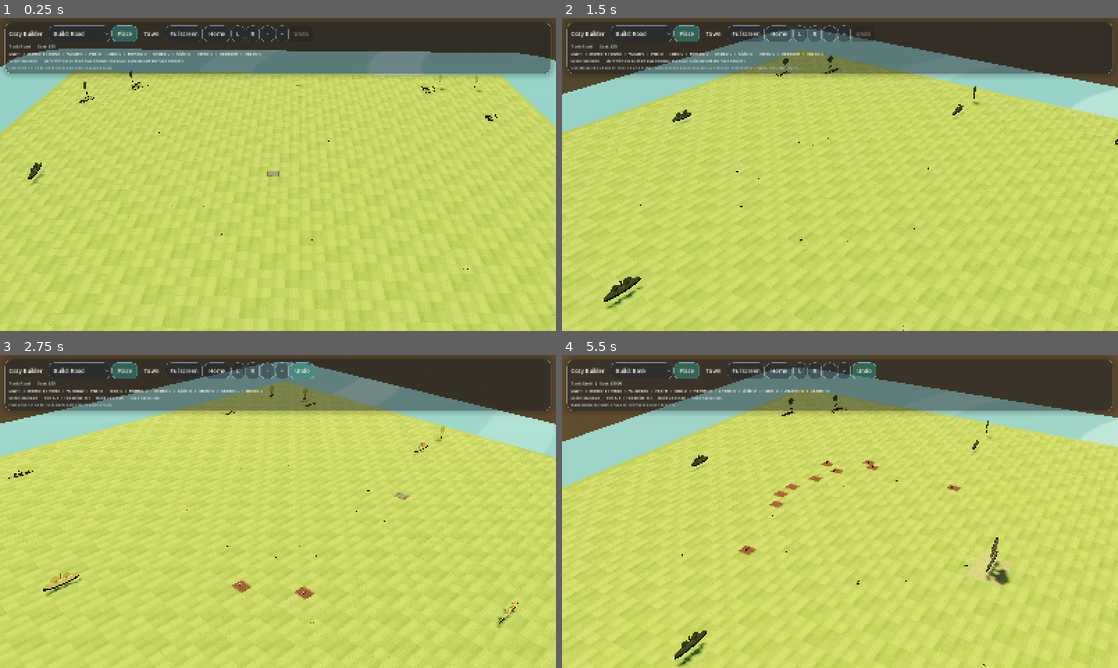
Above: before the commit, frames 1-4 (two rows, left to right).
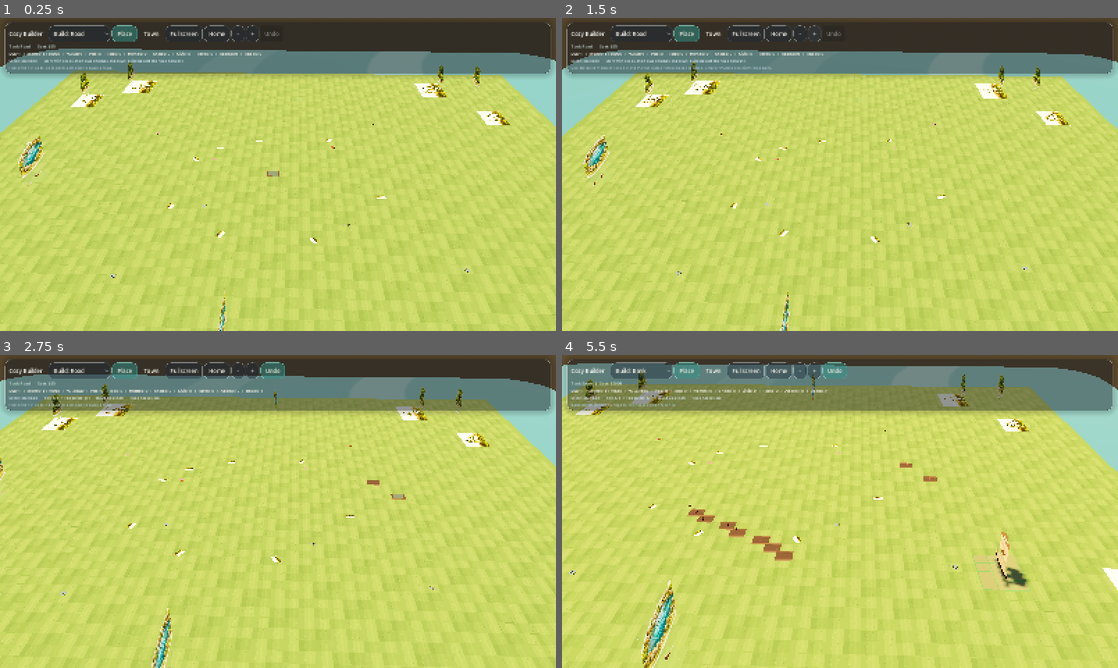
Above: after the commit, the same moments.

Repository: johnswaffles/my-backend-api
Game: Godot game, scene res://scenes/main_scene.tscn
Two runs of this game, one before a commit and one after it. Both use one fixed random seed, a clock stepped at 60 frames per second and the inputs below.
Inputs (mouse positions are in pixels of both pictures, inside the frame that each line leads up to):
- Up to frame 1 (0.25 s): no input
- Up to frame 2 (1.5 s): click (801, 33) at 0.5 s, where only the run before the commit has a clickable "L"; click (812, 33) at 1.25 s, where only the run before the commit has a clickable "R"
- Up to frame 3 (2.75 s): tap Space at 2, 2.27 s; move the mouse to (400, 495) at 2.02 s; hold D from 2.03 s (still down); tap 1 at 2.1 s; click (400, 495) at 2.17 s
- Up to frame 4 (5.5 s): release D at 2.75 s; tap Enter at 2.75 s; drag from (728, 527) to (812, 574) at 2.77 s; move the mouse to (895, 442) at 3.52 s; hold D 3.53-4.25 s; tap 3 at 3.6 s; drag from (812, 574) to (673, 464) at 4.27 s; move the mouse to (1006, 558) at 5.02 s; hold A from 5.03 s (still down); tap 5 at 5.1 s; tap Space at 5.27 s

The runs differ from the first frame. In frame 1, 1.8% of the frame differs, in the area x 3-92%, y 2-100%; in frame 2, 15%; in frame 3, 16%; in frame 4, 24%, in the area x 0-100%, y 2-100%.

Commit message:
Switch Godot houses to sheet-based fixed-angle art

Diff:
--- a/cozy-builder-godot/assets/asset_manifest.json
+++ b/cozy-builder-godot/assets/asset_manifest.json
@@ -8,61 +8,40 @@
       "prompt_template": "res://assets/prompts/buildings/cozy_house.md",
       "variations": [
         {
-          "id": "cottage_a",
-          "path": "res://assets/buildings/house_cottage_a.svg",
-          "world_size": [5.8, 5.0],
-          "pixel_height": 768,
-          "layers": [
-            {
-              "id": "lot",
-              "path": "res://assets/buildings/house_cottage_lot_a.svg",
-              "mode": "flat",
-              "world_size": [5.0, 4.2],
-              "position": [0.0, 0.0, 0.0],
-              "casts_shadow": false
-            },
-            {
-              "id": "wall_front",
-              "path": "res://assets/buildings/house_cottage_wall_front_a.svg",
-              "mode": "upright",
-              "world_size": [3.9, 3.4],
-              "position": [0.0, 0.14, 0.88],
-              "casts_shadow": true
-            },
-            {
-              "id": "wall_side",
-              "path": "res://assets/buildings/house_cottage_wall_side_a.svg",
-              "mode": "upright",
-              "world_size": [2.9, 3.2],
-              "position": [1.52, 0.12, -0.06],
-              "rotation": [0.0, 90.0, 0.0],
-              "casts_shadow": true
-            },
-            {
-              "id": "roof_top",
-              "path": "res://assets/buildings/house_cottage_roof_top_a.svg",
-              "mode": "flat",
-              "world_size": [4.5, 4.0],
-              "position": [0.05, 2.02, -0.12],
-              "casts_shadow": true
-            },
-            {
-              "id": "porch_front",
-              "path": "res://assets/buildings/house_cottage_front_a.svg",
-              "mode": "upright",
-              "world_size": [4.0, 2.2],
-              "position": [0.0, 0.08, 1.08],
-              "casts_shadow": false
-            },
-            {
-              "id": "chimney",
-              "path": "res://assets/buildings/house_cottage_chimney_a.svg",
-              "mode": "upright",
-              "world_size": [1.0, 1.7],
-              "position": [0.84, 1.98, -0.42],
-              "casts_shadow": true
-            }
-          ]
+          "id": "house_blue_roof_a",
+          "path": "res://assets/buildings/sheet/house_blue_roof_a.png",
+          "world_size": [4.9, 4.6],
+          "pixel_height": 768
+        },
+        {
+          "id": "house_thatch_a",
+          "path": "res://assets/buildings/sheet/house_thatch_a.png",
+          "world_size": [5.1, 4.8],
+          "pixel_height": 768
+        },
+        {
+          "id": "house_red_roof_a",
+          "path": "res://assets/buildings/sheet/house_red_roof_a.png",
+          "world_size": [5.1, 4.8],
+          "pixel_height": 768
+        },
+        {
+          "id": "house_yellow_roof_a",
+          "path": "res://assets/buildings/sheet/house_yellow_roof_a.png",
+          "world_size": [5.0, 4.8],
+          "pixel_height": 768
+        },
+        {
+          "id": "house_red_roof_b",
+          "path": "res://assets/buildings/sheet/house_red_roof_b.png",
+          "world_size": [5.1, 4.8],
+          "pixel_height": 768
+        },
+        {
+          "id": "house_blue_roof_b",
+          "path": "res://assets/buildings/sheet/house_blue_roof_b.png",
+          "world_size": [5.0, 4.8],
+          "pixel_height": 768
         }
       ]
     },
@@ -165,8 +144,8 @@
       "variations": [
         {
           "id": "park_a",
-          "path": "res://assets/buildings/park_corner_a.svg",
-          "world_size": [5.0, 4.1],
+          "path": "res://assets/props/sheet/pond_round_a.png",
+          "world_size": [4.8, 3.7],
           "pixel_height": 512
         }
       ]
@@ -254,9 +233,9 @@
       "variations": [
         {
           "id": "tree_round_a",
-          "path": "res://assets/foliage/tree_round_a.svg",
-          "world_size": [2.1, 2.6],
-          "pixel_height": 384
+          "path": "res://assets/foliage/sheet/tree_round_large_a.png",
+          "world_size": [3.0, 3.1],
+          "pixel_height": 512
         }
       ]
     },
@@ -269,9 +248,9 @@
       "variations": [
         {
           "id": "meadow_a",
-          "path": "res://assets/foliage/meadow_patch_a.svg",
-          "world_size": [1.6, 0.9],
-          "pixel_height": 192
+          "path": "res://assets/foliage/sheet/shrub_cluster_a.png",
+          "world_size": [2.0, 1.2],
+          "pixel_height": 256
         }
       ]
     }
--- a/cozy-builder-godot/scripts/asset_loader.gd
+++ b/cozy-builder-godot/scripts/asset_loader.gd
@@ -40,10 +40,11 @@
 	for candidate in candidate_paths:
 		if _texture_cache.has(candidate):
 			return _texture_cache[candidate]
-		var texture := load(candidate) as Texture2D
-		if texture:
-			_texture_cache[candidate] = texture
-			return texture
+		if not candidate.contains("/sheet/"):
+			var texture := load(candidate) as Texture2D
+			if texture:
+				_texture_cache[candidate] = texture
+				return texture
 		var image := Image.new()
 		var load_error := image.load(ProjectSettings.globalize_path(candidate))
 		if load_error == OK:
--- a/cozy-builder-godot/scripts/building_system.gd
+++ b/cozy-builder-godot/scripts/building_system.gd
@@ -1,6 +1,7 @@
 extends Node3D
 
 const AssetLoaderScript := preload("res://scripts/asset_loader.gd")
+const WhiteKeySpriteShader := preload("res://shaders/white_key_sprite.gdshader")
 
 const GRID_SIZE := 64
 const TILE_SIZE := 1.0
@@ -366,6 +367,16 @@
 
 
 func _make_asset_material(texture: Texture2D, alpha: float = 1.0, tint := Color.WHITE, shaded: bool = true) -> StandardMaterial3D:
+	return _make_asset_material_for_path("", texture, alpha, tint, shaded)
+
+
+func _make_asset_material_for_path(source_path: String, texture: Texture2D, alpha: float = 1.0, tint := Color.WHITE, shaded: bool = true) -> Material:
+	if source_path.contains("/sheet/"):
+		var shader_material := ShaderMaterial.new()
+		shader_material.shader = WhiteKeySpriteShader
+		shader_material.set_shader_parameter("albedo_tex", texture)
+		shader_material.set_shader_parameter("tint", Color(tint.r, tint.g, tint.b, alpha))
+		return shader_material
 	var material := StandardMaterial3D.new()
 	material.albedo_texture = texture
 	material.albedo_color = Color(tint.r, tint.g, tint.b, alpha)
@@ -378,18 +389,18 @@
 	return material
 
 
-func _create_vertical_asset_quad(texture: Texture2D, world_size: Vector2, alpha: float = 1.0, tint := Color.WHITE, shaded: bool = true) -> MeshInstance3D:
+func _create_vertical_asset_quad(texture: Texture2D, world_size: Vector2, alpha: float = 1.0, tint := Color.WHITE, shaded: bool = true, source_path: String = "") -> MeshInstance3D:
 	var quad := MeshInstance3D.new()
 	var mesh := QuadMesh.new()
 	mesh.size = world_size
 	quad.mesh = mesh
 	quad.position = Vector3(0.0, world_size.y * 0.5, 0.0)
-	quad.cast_shadow = GeometryInstance3D.SHADOW_CASTING_SETTING_ON
-	quad.material_override = _make_asset_material(texture, alpha, tint, shaded)
+	quad.cast_shadow = GeometryInstance3D.SHADOW_CASTING_SETTING_OFF if source_path.contains("/sheet/") else GeometryInstance3D.SHADOW_CASTING_SETTING_ON
+	quad.material_override = _make_asset_material_for_path(source_path, texture, alpha, tint, shaded)
 	return quad
 
 
-func _create_flat_asset_quad(texture: Texture2D, size: Vector2, alpha: float = 1.0, tint := Color.WHITE, y_offset: float = 0.01, shaded: bool = true) -> MeshInstance3D:
+func _create_flat_asset_quad(texture: Texture2D, size: Vector2, alpha: float = 1.0, tint := Color.WHITE, y_offset: float = 0.01, shaded: bool = true, source_path: String = "") -> MeshInstance3D:
 	var quad := MeshInstance3D.new()
 	var mesh := QuadMesh.new()
 	mesh.size = size
@@ -397,7 +408,7 @@
 	quad.rotation_degrees.x = -90.0
 	quad.position = Vector3(0.0, y_offset, 0.0)
 	quad.cast_shadow = GeometryInstance3D.SHADOW_CASTING_SETTING_OFF
-	quad.material_override = _make_asset_material(texture, alpha, tint, shaded)
+	quad.material_override = _make_asset_material_for_path(source_path, texture, alpha, tint, shaded)
 	return quad
 
 
@@ -415,20 +426,23 @@
 			var texture := _asset_loader.get_texture(str(layer.get("path", "")))
 			if texture == null:
 				continue
+			var source_path := str(layer.get("path", ""))
 			var world_size := _array_to_vec2(layer.get("world_size", [1.0, 1.0]), Vector2.ONE)
 			var mode := str(layer.get("mode", "upright"))
 			var layer_alpha := alpha * float(layer.get("alpha", 1.0))
-			var node := _create_flat_asset_quad(texture, world_size, layer_alpha, tint, 0.01, true) if mode == "flat" else _create_vertical_asset_quad(texture, world_size, layer_alpha, tint, true)
+			var node := _create_flat_asset_quad(texture, world_size, layer_alpha, tint, 0.01, true, source_path) if mode == "flat" else _create_vertical_asset_quad(texture, world_size, layer_alpha, tint, true, source_path)
 			node.position += _array_to_vec3(layer.get("position", [0.0, 0.0, 0.0]))
 			node.rotation_degrees += _array_to_vec3(layer.get("rotation", [0.0, 0.0, 0.0]))
-			node.cast_shadow = GeometryInstance3D.SHADOW_CASTING_SETTING_ON if bool(layer.get("casts_shadow", true)) else GeometryInstance3D.SHADOW_CASTING_SETTING_OFF
+			if not source_path.contains("/sheet/"):
+				node.cast_shadow = GeometryInstance3D.SHADOW_CASTING_SETTING_ON if bool(layer.get("casts_shadow", true)) else GeometryInstance3D.SHADOW_CASTING_SETTING_OFF
 			root.add_child(node)
 		return root
-	var texture := _asset_loader.get_texture(str(resolved.get("path", "")))
+	var source_path := str(resolved.get("path", ""))
+	var texture := _asset_loader.get_texture(source_path)
 	if texture == null:
 		return root
 	var world_size := _array_to_vec2(resolved.get("world_size", [1.0, 1.0]), Vector2.ONE)
-	root.add_child(_create_vertical_asset_quad(texture, world_size, alpha, tint))
+	root.add_child(_create_vertical_asset_quad(texture, world_size, alpha, tint, not source_path.contains("/sheet/"), source_path))
 	return root
 
 
@@ -557,16 +571,7 @@
 	top_row.add_child(_home_button)
 
 	_rotate_left_button = Button.new()
-	_rotate_left_button.text = "L"
-	_rotate_left_button.custom_minimum_size = Vector2(38, 0)
-	_rotate_left_button.pressed.connect(_rotate_camera.bind(-PI * 0.5))
-	top_row.add_child(_rotate_left_button)
-
 	_rotate_right_button = Button.new()
-	_rotate_right_button.text = "R"
-	_rotate_right_button.custom_minimum_size = Vector2(38, 0)
-	_rotate_right_button.pressed.connect(_rotate_camera.bind(PI * 0.5))
-	top_row.add_child(_rotate_right_button)
 
 	_zoom_out_button = Button.new()
 	_zoom_out_button.text = "-"
@@ -608,7 +613,7 @@
 	_hint_label.custom_minimum_size = Vector2(320, 0)
 	_hint_label.add_theme_color_override("font_color", Color("a9bec5"))
 	_hint_label.add_theme_font_size_override("font_size", 11)
-	_hint_label.text = "Use the build menu or keys 1-0 and P. Q/E rotates. Cmd/Ctrl+Z undoes. Right drag pans."
+	_hint_label.text = "Use the build menu or keys 1-0 and P, then click or press Space to place. Cmd/Ctrl+Z undoes. Right drag pans."
 	stack.add_child(_hint_label)
 
 
@@ -642,9 +647,9 @@
 	if _zoom_out_button:
 		_style_tool_button(_zoom_out_button, false)
 	if _rotate_left_button:
-		_style_tool_button(_rotate_left_button, false)
+		_rotate_left_button.visible = false
 	if _rotate_right_button:
-		_style_tool_button(_rotate_right_button, false)
+		_rotate_right_button.visible = false
 	if _undo_button:
 		_style_tool_button(_undo_button, _action_history.size() > 0)
 		_undo_button.disabled = _action_history.is_empty()
@@ -829,7 +834,7 @@
 	if _ghost_root:
 		_ghost_root.visible = false
 	if _hint_label:
-		_hint_label.text = "Use the build buttons or keys 1-0 and P, then click or press Space to place. Q/E rotates. Cmd/Ctrl+Z undoes. Right drag pans."
+		_hint_label.text = "Use the build menu or keys 1-0 and P, then click or press Space to place. Cmd/Ctrl+Z undoes. Right drag pans."
 
 
 func _pick_grid_cell(mouse_position: Vector2) -> Dictionary:
@@ -1277,7 +1282,7 @@
 
 
 func _rotate_camera(delta_yaw: float) -> void:
-	_target_camera_yaw = wrapf(snappedf(_target_camera_yaw + delta_yaw, PI * 0.5), -PI, PI)
+	_target_camera_yaw = deg_to_rad(45.0)
 
 
 func _update_keyboard_camera(delta: float) -> void:
@@ -2315,10 +2320,7 @@
 func _tool_rotation_y(tool: String, anchor: Vector2i, footprint: Vector2i) -> float:
 	if tool == BUILD_TOOL_ROAD:
 		return 0.0
-
-	var preferred_side := _preferred_frontage_side(anchor, footprint)
-	var rotation := _rotation_for_side(preferred_side)
-	return rotation + float(BUILDING_FRONT_ROTATION_OFFSETS.get(tool, 0.0))
+	return 0.0
 
 
 func _transport_side_score(anchor: Vector2i, footprint: Vector2i, side: String) -> float:
@@ -2914,6 +2916,7 @@
 
 
 func _update_camera(force := false) -> void:
+	_target_camera_yaw = deg_to_rad(45.0)
 	_camera_yaw = lerp_angle(_camera_yaw, _target_camera_yaw, 0.18 if not force else 1.0)
 	if camera_controller and camera_controller.has_method("apply_view"):
 		camera_controller.call("apply_view", _focus, _zoom, _camera_yaw)
--- /dev/null
+++ b/cozy-builder-godot/shaders/white_key_sprite.gdshader
@@ -0,0 +1,21 @@
+shader_type spatial;
+render_mode unshaded, cull_disabled, depth_prepass_alpha, blend_mix;
+
+uniform sampler2D albedo_tex : source_color;
+uniform vec4 tint : source_color = vec4(1.0);
+uniform float key_threshold = 0.965;
+uniform float key_softness = 0.035;
+
+void fragment() {
+	vec4 col = texture(albedo_tex, UV) * tint;
+	float key_r = smoothstep(key_threshold - key_softness, key_threshold + key_softness, col.r);
+	float key_g = smoothstep(key_threshold - key_softness, key_threshold + key_softness, col.g);
+	float key_b = smoothstep(key_threshold - key_softness, key_threshold + key_softness, col.b);
+	float key = key_r * key_g * key_b;
+	col.a *= 1.0 - key;
+	if (col.a < 0.02) {
+		discard;
+	}
+	ALBEDO = col.rgb;
+	ALPHA = col.a;
+}
Binary file added: cozy-builder-godot/assets/buildings/sheet/house_blue_roof_a.png
Binary file added: cozy-builder-godot/assets/buildings/sheet/house_blue_roof_b.png
Binary file added: cozy-builder-godot/assets/buildings/sheet/house_red_roof_a.png
Binary file added: cozy-builder-godot/assets/buildings/sheet/house_red_roof_b.png
Binary file added: cozy-builder-godot/assets/buildings/sheet/house_thatch_a.png
Binary file added: cozy-builder-godot/assets/buildings/sheet/house_yellow_roof_a.png
Binary file added: cozy-builder-godot/assets/buildings/sheet/tiny_house_prop_a.png
Binary file added: cozy-builder-godot/assets/foliage/sheet/shrub_cluster_a.png
Binary file added: cozy-builder-godot/assets/foliage/sheet/tree_round_large_a.png
Binary file added: cozy-builder-godot/assets/props/sheet/fence_sign_a.png
Binary file added: cozy-builder-godot/assets/props/sheet/pond_round_a.png
Binary file added: cozy-builder-godot/assets/props/sheet/stone_path_patch_a.png
(and 5 more such lines)
